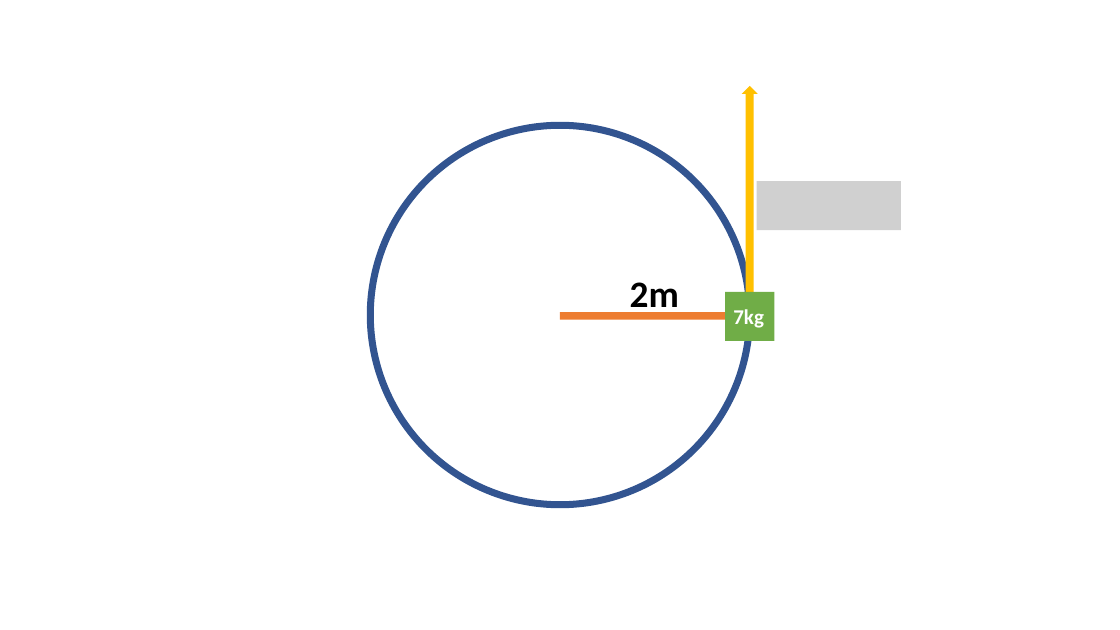
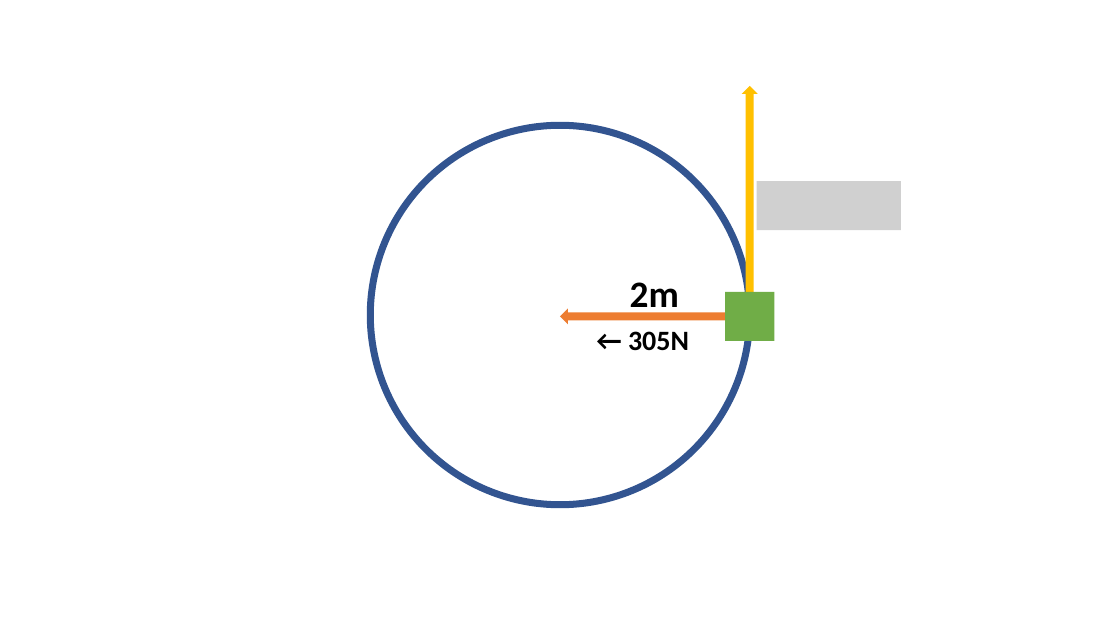
Before and after one commit to finnito/Science, a slide deck: slide 16 of content/12phy/as91171/assets/figures.pptx. Drawn at 1120x630 pixels with LibreOffice and Linux fonts; fonts in the diff are those of the drawing; grey boxes stand for pictures. Boxes give left, top, right and bottom in pixels: in the first picture for what was removed or moved away, otherwise in the second. Text is boxed around its words. In the diff, an @@ line names an element or a change of style, - is before the commit and + after.

```diff
--- a/content/12phy/as91171/assets/figures.pptx
+++ b/content/12phy/as91171/assets/figures.pptx
@@ left arrow: place and size @@
-left arrow at [560,313,750,320]
+left arrow at [560,308,750,324]
@@ left arrow at [560,308,750,324]: rectangle to left arrow @@
@@ text in rectangle at [733,309,764,328]: text removed @@
-7kg
@@ text added at [628,331,689,351], 24 pt, text #000000, bold @@
+← 305N
```
Also in this commit, not shown: 2 other files.
